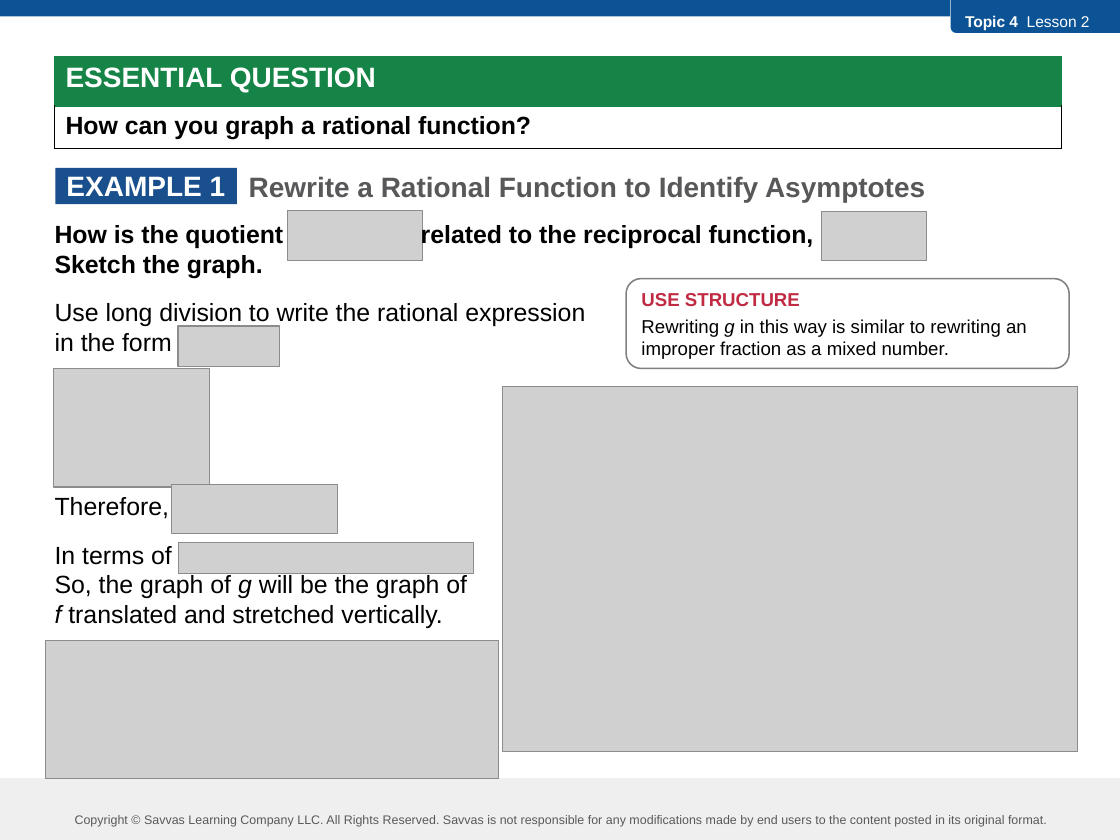
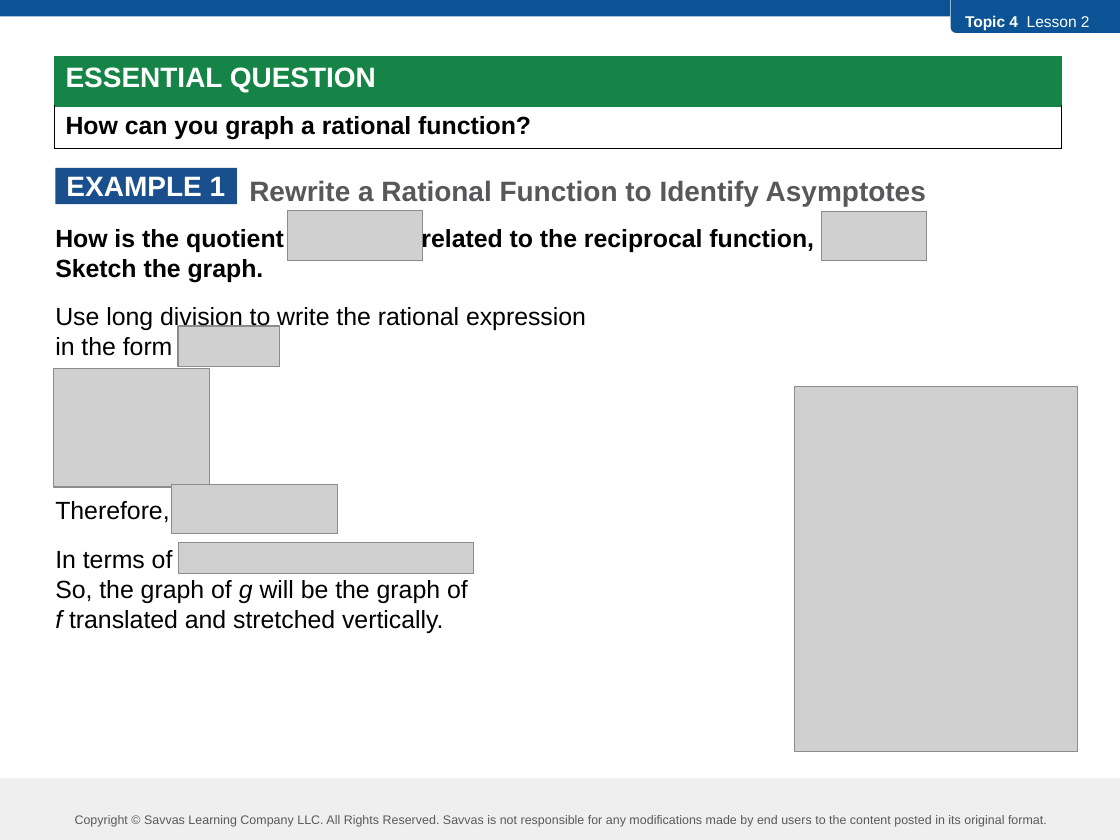
Before and after one commit to robjohncolson/feb25-25, a slide deck: slide 1 of l4-2.pptx. Drawn at 1120x840 pixels with LibreOffice and Linux fonts; fonts in the diff are those of the drawing; grey boxes stand for pictures. Boxes give left, top, right and bottom in pixels: in the first picture for what was removed or moved away, otherwise in the second. Text is boxed around its words. In the diff, an @@ line names an element or a change of style, - is before the commit and + after.

Commit message:
L4-1 docx&pptx final form.  Pre L4-2 inclass presentation (already printed L4-2.docx)

```diff
--- a/l4-2.pptx
+++ b/l4-2.pptx
@@ text "Rewrite a Rational Function to ...": place and size @@
-text "Rewrite a Rational Function to ..." at box(55, 176, 925, 628)
+text "Rewrite a Rational Function to ..." at box(55, 180, 926, 633)
@@ rounded rectangle removed at box(626, 279, 1070, 368) @@
-USE STRUCTURE
-Rewriting g in this way is similar to rewriting an improper fraction as a mixed number.
@@ picture: place and size @@
-picture at box(503, 386, 1077, 752)
+picture at box(795, 386, 1079, 752)
@@ picture removed at box(45, 641, 498, 778) @@
```
Also in this commit, not shown: 8 other slides changed, 5 slides added, 10 slides removed, 5 other files.
